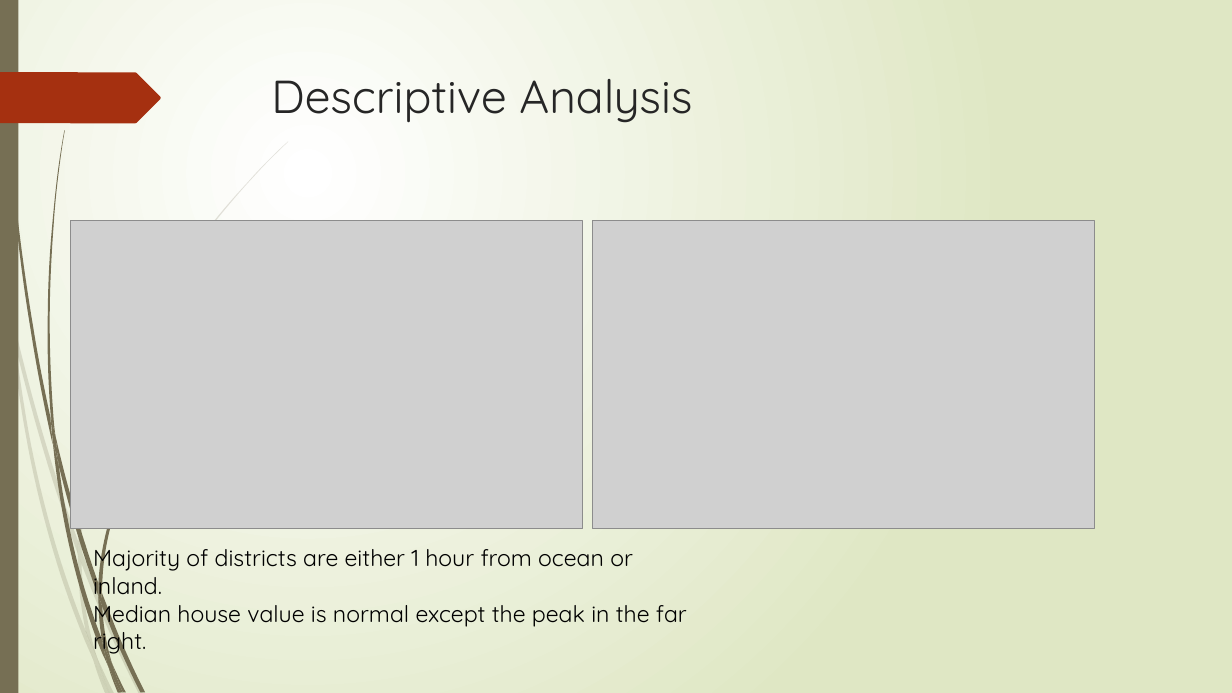
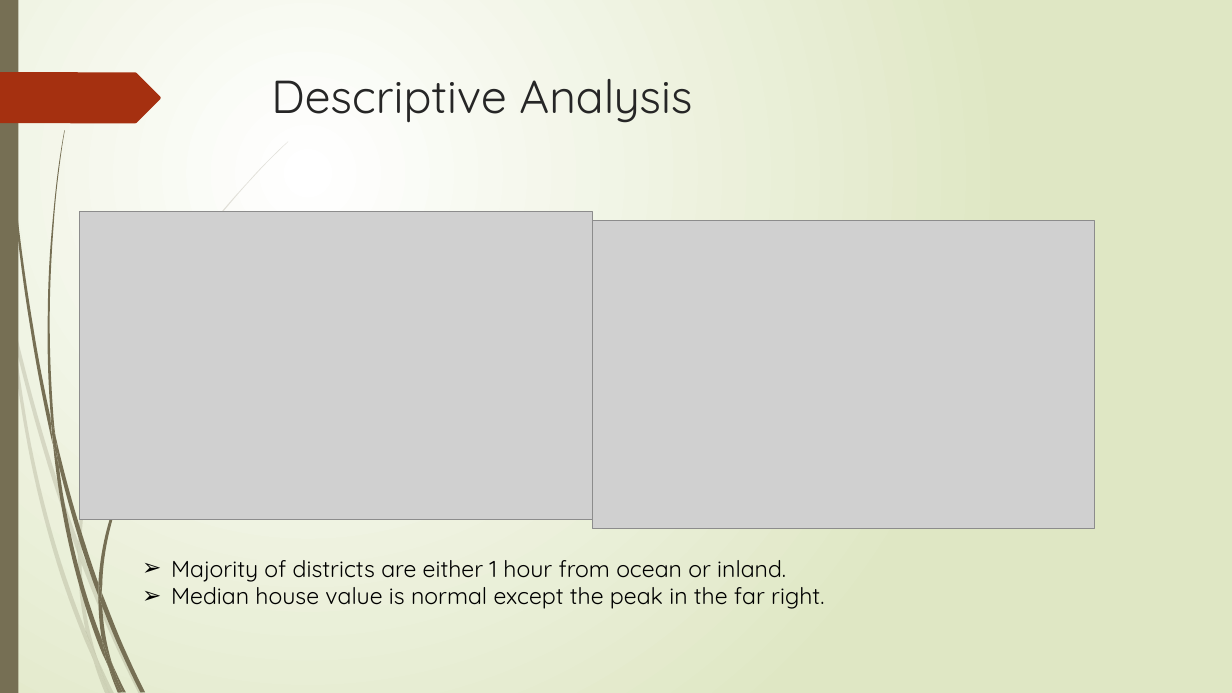
Before and after one commit to Flying-Bananasuar/MachineLearning, a slide deck: slide 9 of Predicting California Housing Price.pptx. Drawn at 1232x693 pixels with LibreOffice and Linux fonts; fonts in the diff are those of the drawing; grey boxes stand for pictures. Boxes give left, top, right and bottom in pixels: in the first picture for what was removed or moved away, otherwise in the second. Text is boxed around its words. In the diff, an @@ line names an element or a change of style, - is before the commit and + after.

```diff
--- a/Predicting California Housing Price.pptx
+++ b/Predicting California Housing Price.pptx
@@ picture: place and size @@
-picture at (70,221,583,529)
+picture at (79,212,592,519)
@@ text "Majority of districts are either ...": place and size @@
-text "Majority of districts are either ..." at (93,542,687,655)
+text "Majority of districts are either ..." at (171,560,824,609)
@@ text "Majority of districts are either ..." at (171,560,824,609): bullet none to ➢ @@
```
Also in this commit, not shown: 16 other slides changed, 2 slides removed.
